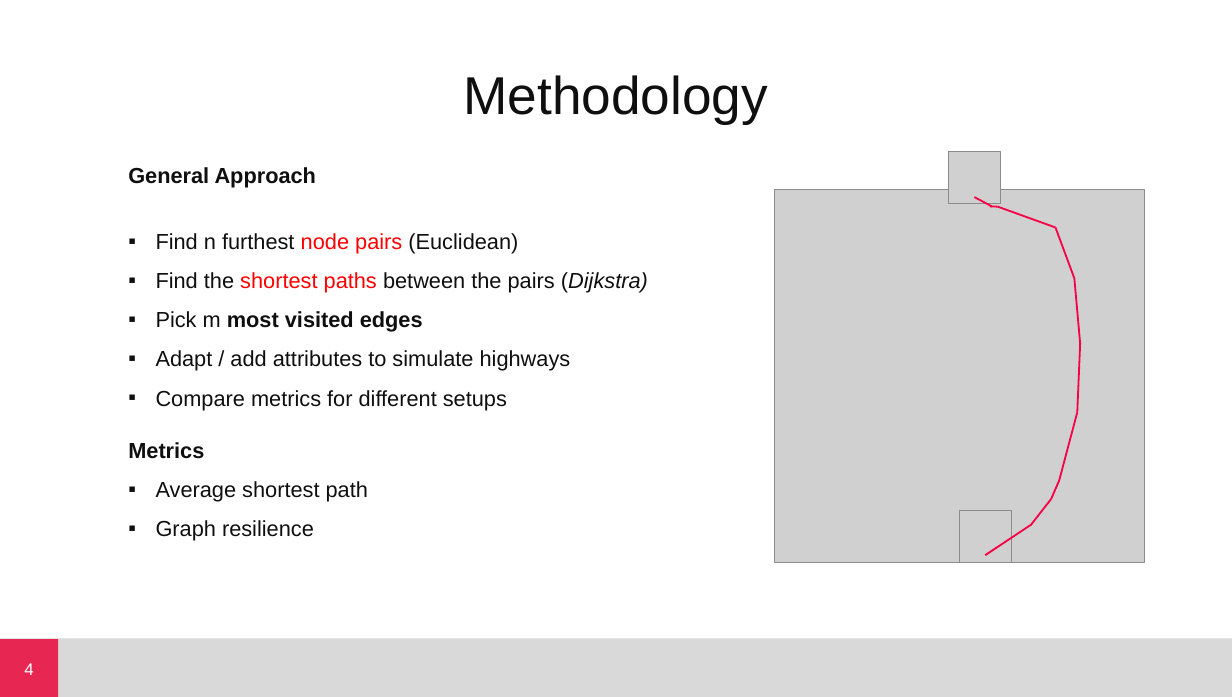
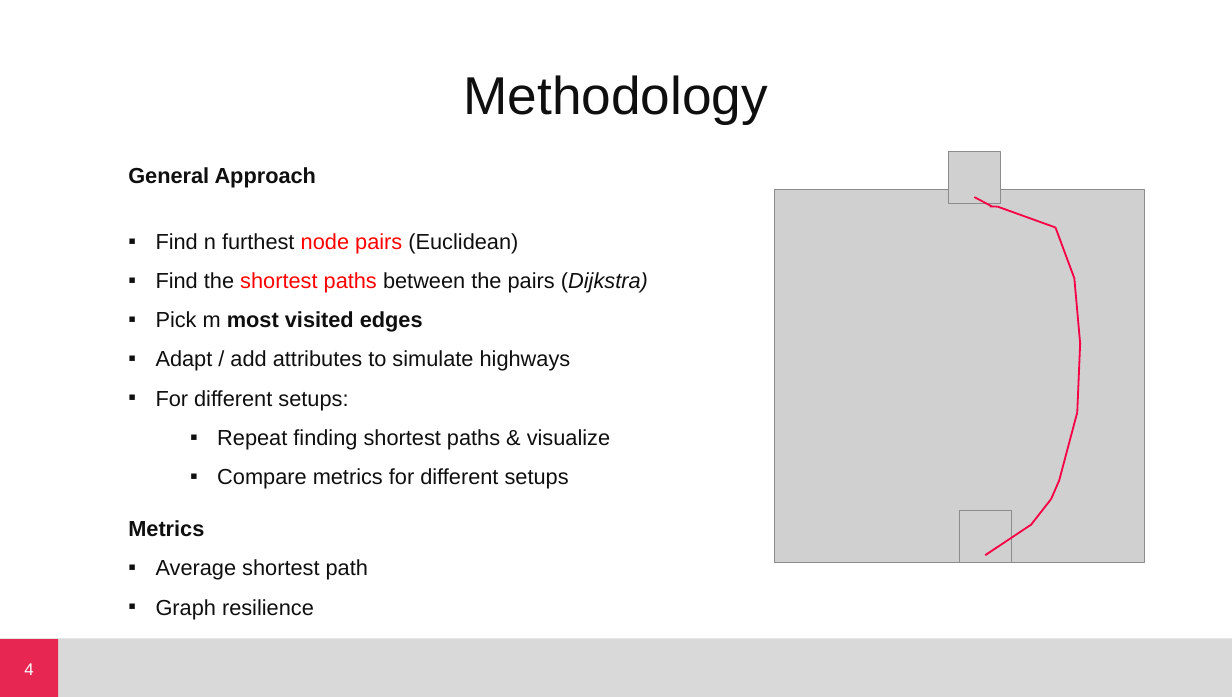
Before and after one commit to zlxxo/NetSci_Project, a slide deck: slide 4 of presentation.pptx. Drawn at 1232x697 pixels with LibreOffice and Linux fonts; fonts in the diff are those of the drawing; grey boxes stand for pictures. Boxes give left, top, right and bottom in pixels: in the first picture for what was removed or moved away, otherwise in the second. Text is boxed around its words. In the diff, an @@ line names an element or a change of style, - is before the commit and + after.

Commit message:
adapt presentation

```diff
--- a/presentation.pptx
+++ b/presentation.pptx
@@ text at [156,390,610,450]: paragraphs added @@
+▪ For different setups:
+  ▪ Repeat finding shortest paths & visualize
@@ text at [217,468,569,489]: list level 1 to 2 in "Compare metrics for different setups" @@
```
